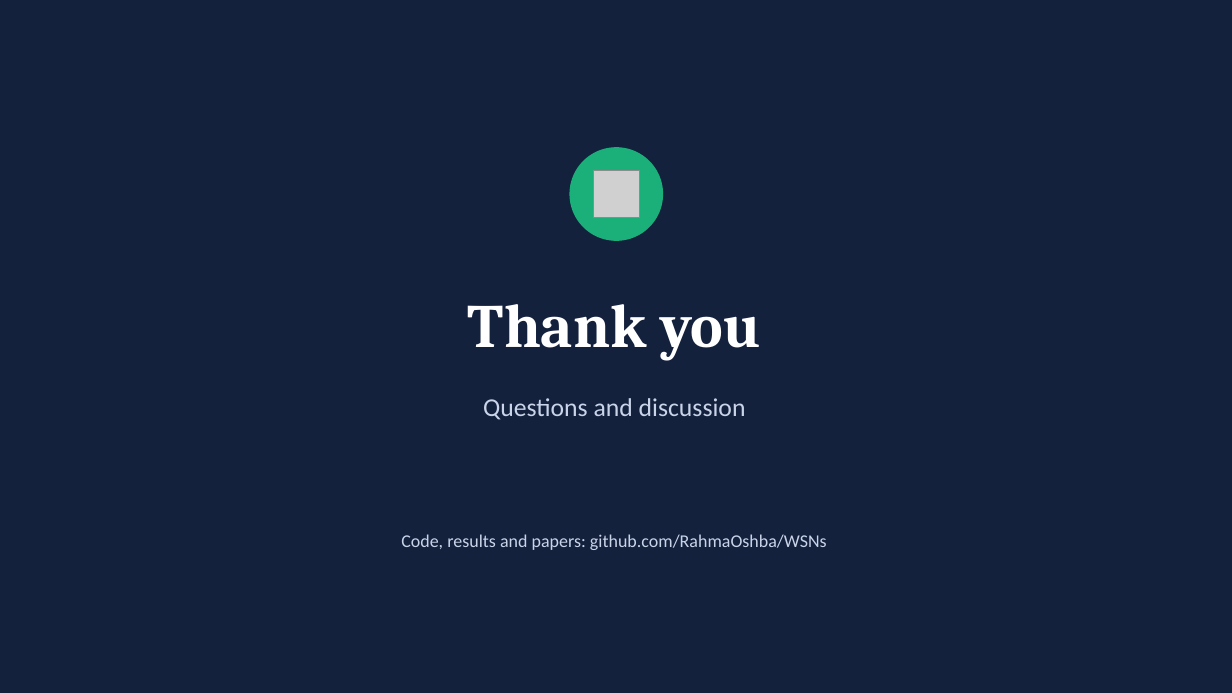
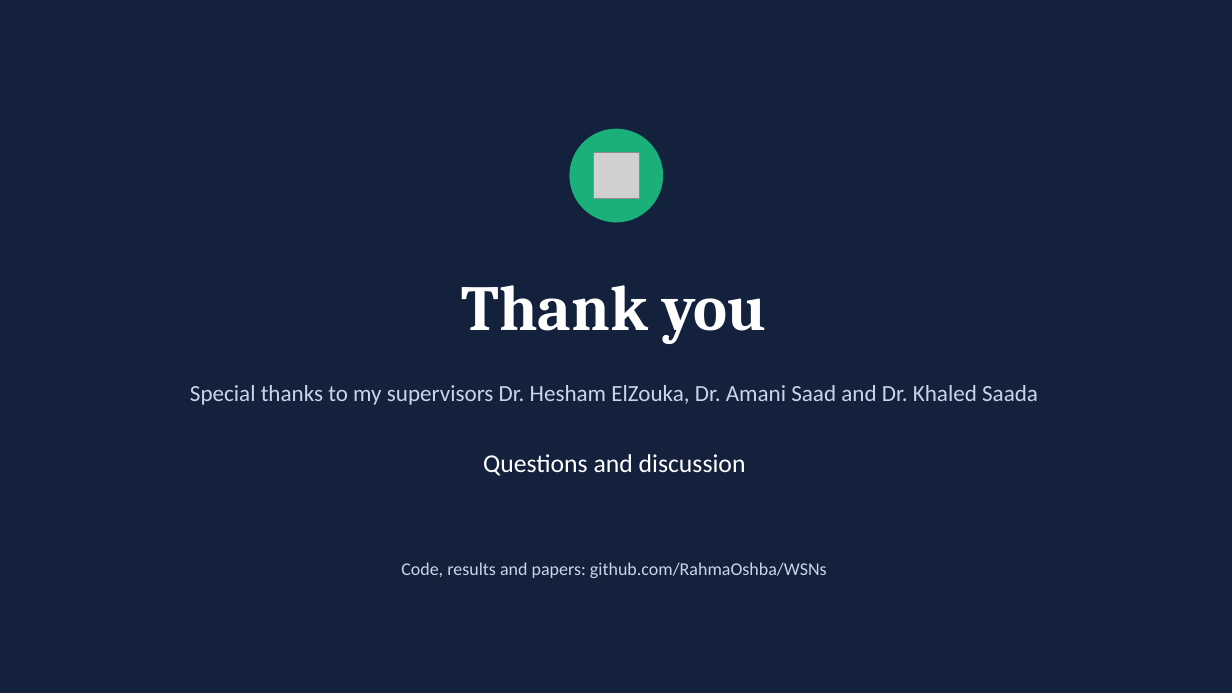
Before and after one commit to RahmaOshba/Routing-Protocols, a slide deck: slide 61 of thesis-final/Thesis_Defense_v8-Chain.pptx (slide 39 before the commit). Drawn at 1232x693 pixels with LibreOffice and Linux fonts; fonts in the diff are those of the drawing; grey boxes stand for pictures. Boxes give left, top, right and bottom in pixels: in the first picture for what was removed or moved away, otherwise in the second. Text is boxed around its words. In the diff, an @@ line names an element or a change of style, - is before the commit and + after.

```diff
--- a/thesis-final/Thesis_Defense_v8-Chain.pptx
+++ b/thesis-final/Thesis_Defense_v8-Chain.pptx
@@ 1 picture, 1 text, 1 ellipse: place and size @@
-1 picture, 1 text, 1 ellipse at (468, 148, 761, 361)
+1 picture, 1 text, 1 ellipse at (462, 129, 767, 344)
@@ text "Thank you" at (462, 285, 767, 344): size 48 to 50 pt @@
@@ text added at (190, 385, 1038, 405), 18 pt, text #C9D4E8 @@
+Special thanks to my supervisors Dr. Hesham ElZouka, Dr. Amani Saad and Dr. Khaled Saada
@@ text "Questions and discussion": place and size @@
-text "Questions and discussion" at (483, 398, 746, 420)
+text "Questions and discussion" at (483, 454, 746, 476)
@@ text "Questions and discussion" at (483, 454, 746, 476): text colour #C9D4E8 to #FFFFFF @@
@@ text "Code, results and papers: github.com/RahmaOshba/WSNs": place and size @@
-text "Code, results and papers: github.com/RahmaOshba/WSNs" at (401, 534, 827, 550)
+text "Code, results and papers: github.com/RahmaOshba/WSNs" at (401, 562, 827, 578)
```
Also in this commit, not shown: 20 other slides changed, 40 slides added, 18 slides removed, 44 other files.
